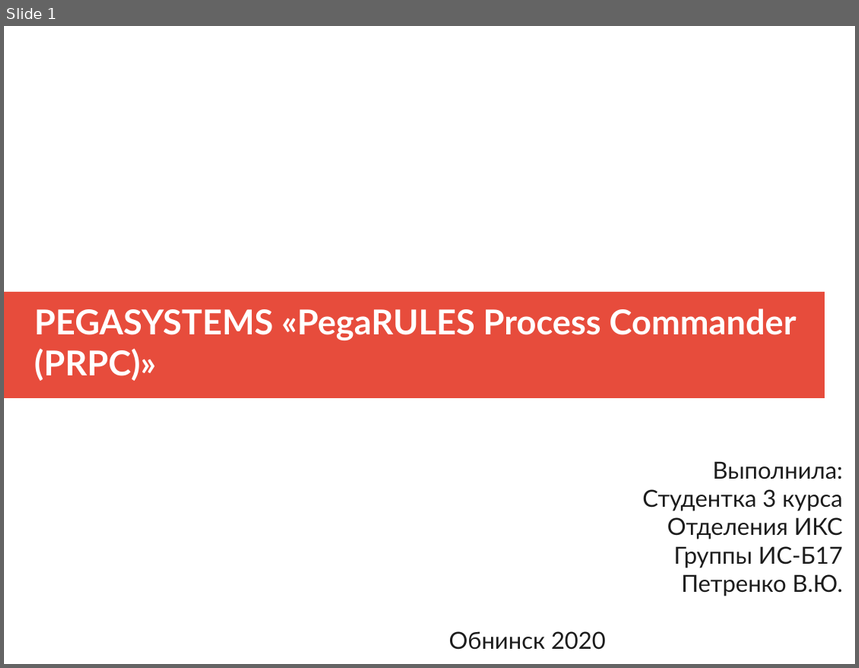
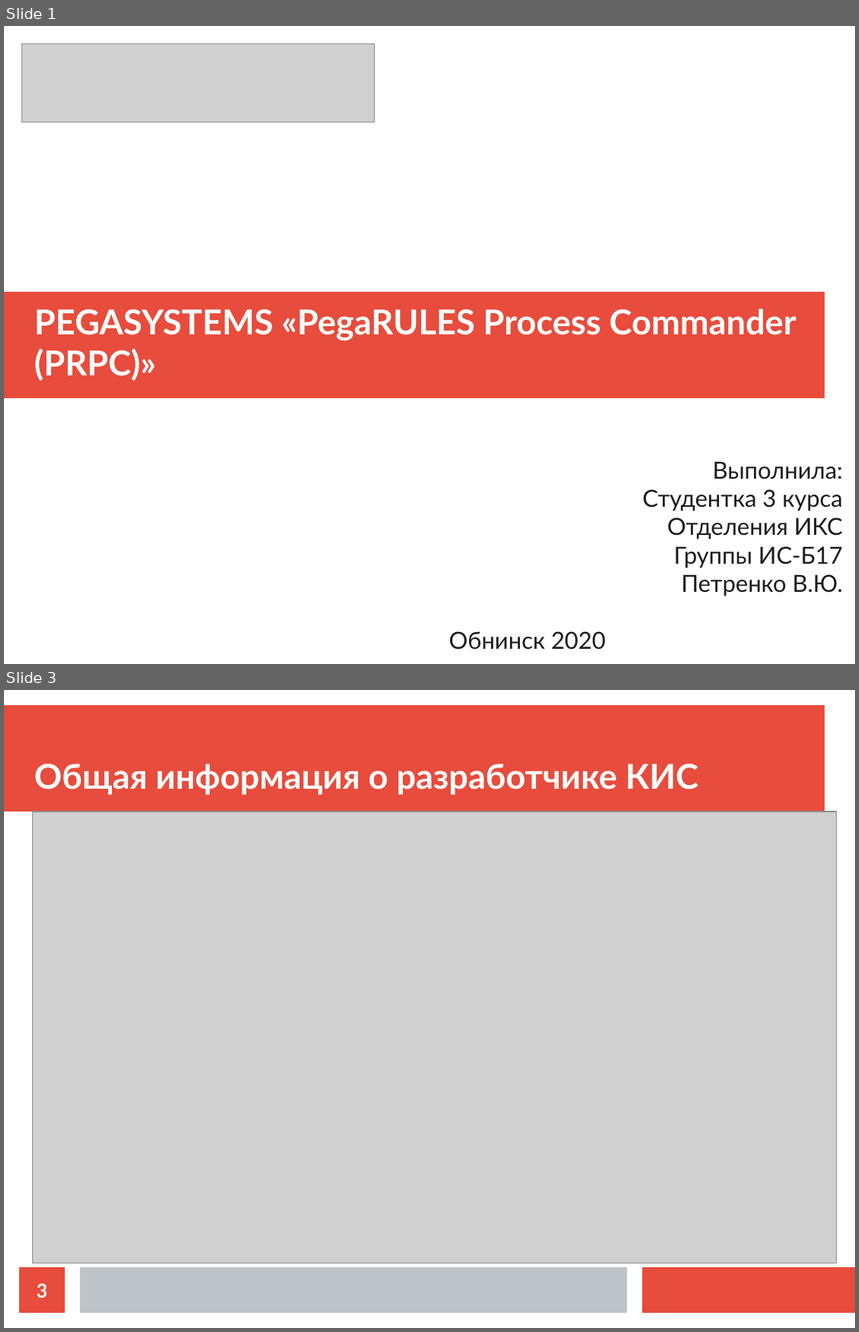
Before and after one commit to ikherty/ERP, a slide deck: pegaReport.odp. Shown one above the other, each under a label of ours: slide 1 before the commit, slides 1 and 3 after it; the slides between them are not shown. The pictures are 859x668 and 859x1332 pixels, drawn with LibreOffice and Linux fonts; fonts in the diff are those of the drawing; grey boxes stand for pictures. Boxes give left, top, right and bottom in pixels: in the first picture for what was removed or moved away, otherwise in the second. Text is boxed around its words. In the diff, an @@ line names an element or a change of style, - is before the commit and + after.

```diff
--- a/pegaReport.odp
+++ b/pegaReport.odp
@@ slide 3 added at [4, 690, 855, 1328], background #FFFFFF @@
@@ rectangle added at [4, 705, 825, 812], fill #E74C3C @@
@@ title added at [34, 764, 699, 795], 32 pt, text #FFFFFF, bold @@
+Общая информация о разработчике КИС
@@ picture added at [33, 812, 837, 1263] @@
@@ page number added at [19, 1268, 65, 1313], fill #E74C3C, 18 pt, text #FFFFFF, bold @@
+3
@@ rectangle added at [80, 1268, 627, 1313], fill #BDC3C7 @@
@@ rectangle added at [643, 1268, 855, 1313], fill #E74C3C @@
@@ slide 1 changed as well @@
@@ picture added at [22, 44, 376, 123] @@
```
Also in this commit, not shown: 7 other slides added, 3 slides removed.
